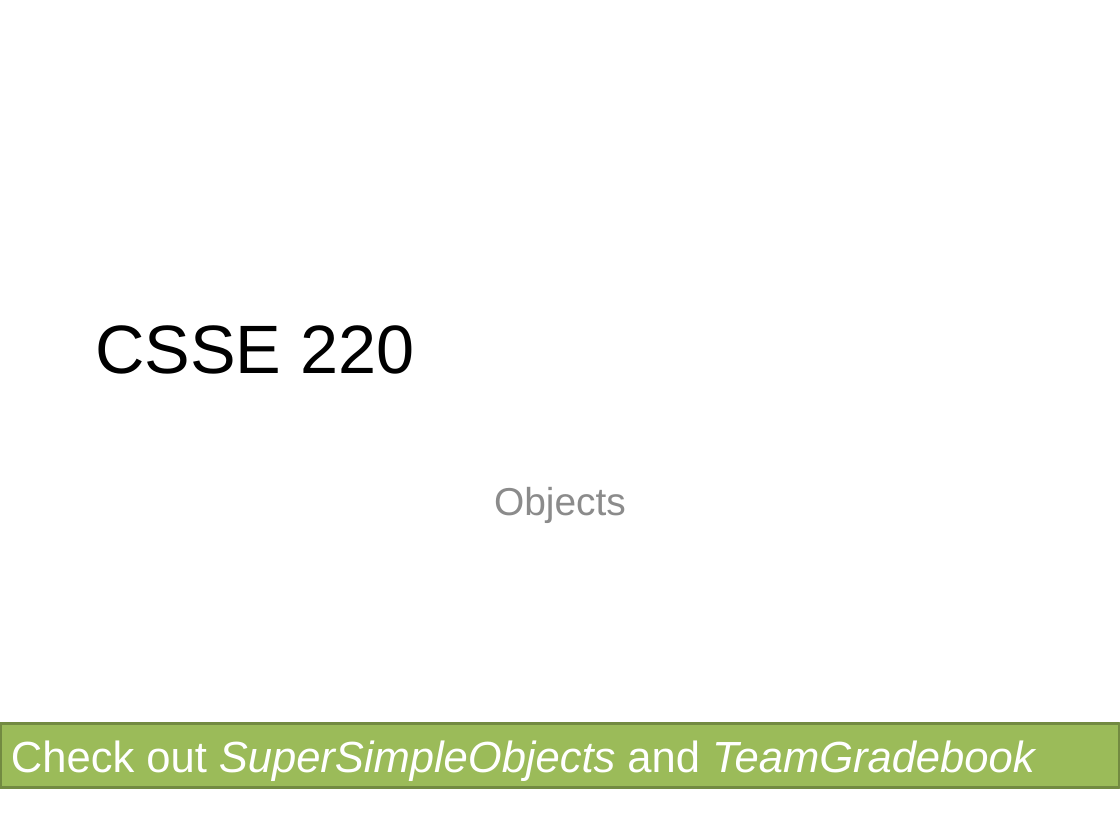
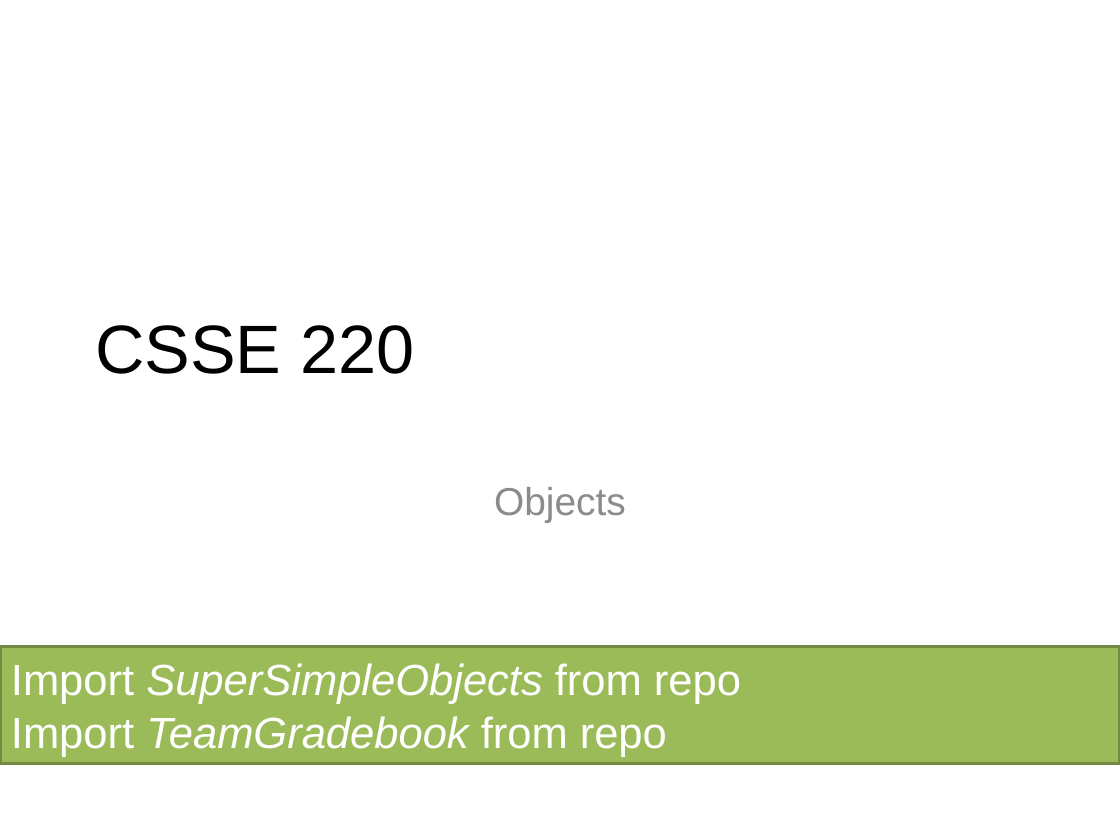
Before and after one commit to RHIT-CSSE/csse220, a slide deck: slide 1 of ClassMaterials/SimpleObjects/Slides/Classes and References.pptx. Drawn at 1120x840 pixels with LibreOffice and Linux fonts; fonts in the diff are those of the drawing. Boxes give left, top, right and bottom in pixels: in the first picture for what was removed or moved away, otherwise in the second. Text is boxed around its words. In the diff, an @@ line names an element or a change of style, - is before the commit and + after.

```diff
--- a/ClassMaterials/SimpleObjects/Slides/Classes and References.pptx
+++ b/ClassMaterials/SimpleObjects/Slides/Classes and References.pptx
@@ rectangle "Import SuperSimpleObjects from repo": place and size @@
-rectangle "Import SuperSimpleObjects from repo" at [0,724,1120,787]
+rectangle "Import SuperSimpleObjects from repo" at [0,646,1120,763]
@@ text in rectangle at [11,663,741,757]: text changed @@
-Check out SuperSimpleObjects and TeamGradebook from SVN
+Import SuperSimpleObjects from repo
+Import TeamGradebook from repo
```
Also in this commit, not shown: 4 other slides changed.
